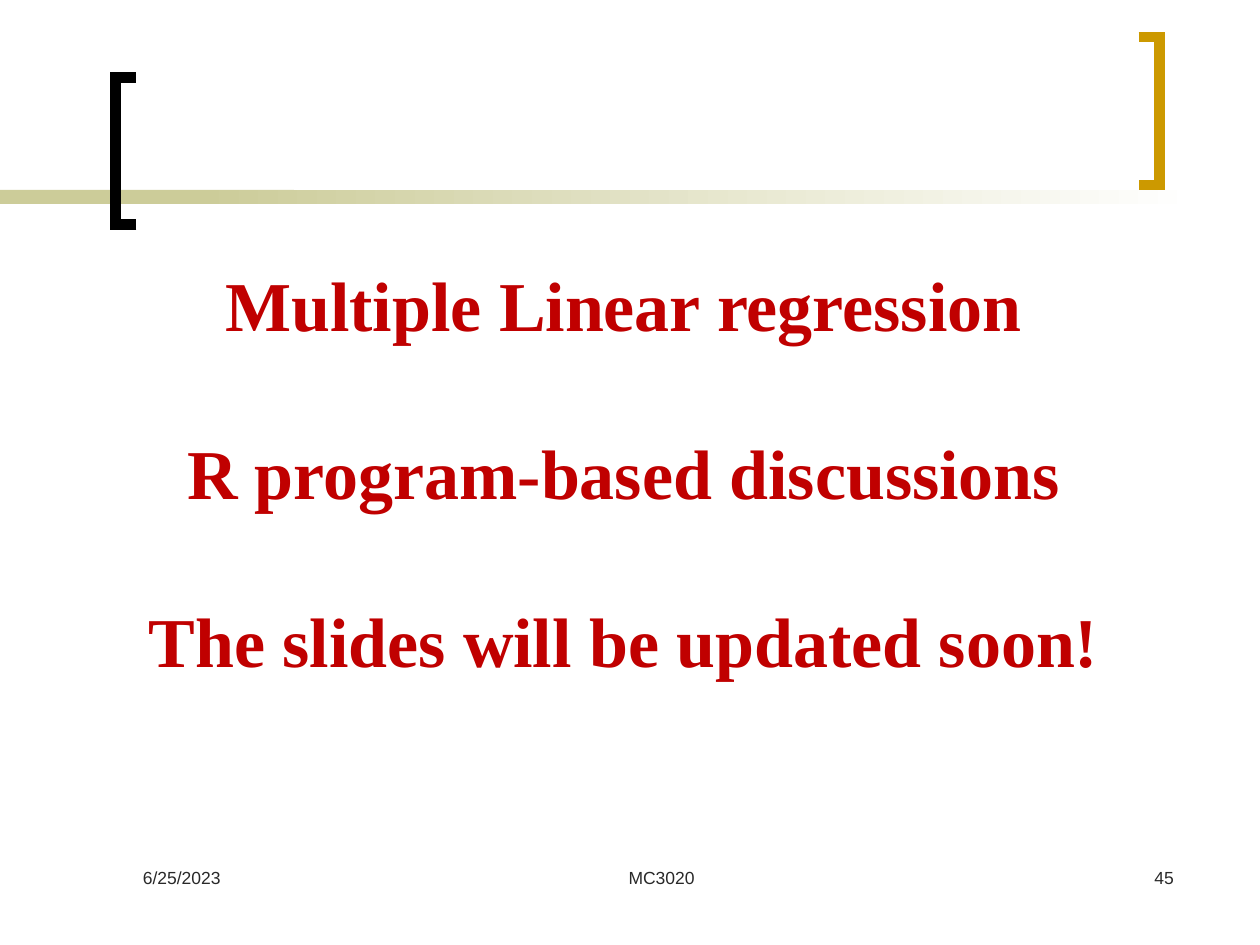
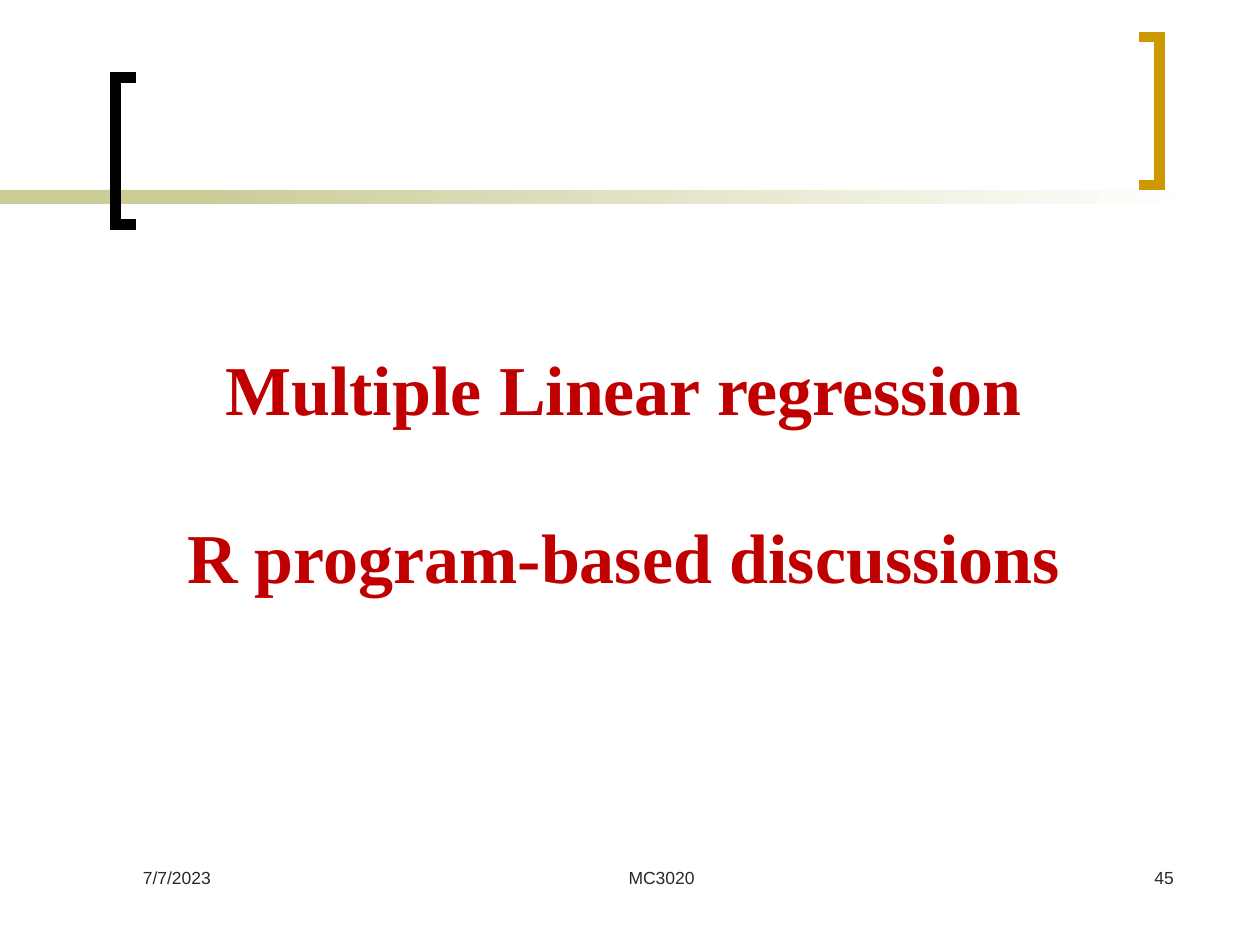
Before and after one commit to Mayooran1987/MC3020, a slide deck: slide 45 of Lect_6.pptx. Drawn at 1260x945 pixels with LibreOffice and Linux fonts; fonts in the diff are those of the drawing. Boxes give left, top, right and bottom in pixels: in the first picture for what was removed or moved away, otherwise in the second. Text is boxed around its words. In the diff, an @@ line names an element or a change of style, - is before the commit and + after.

```diff
--- a/Lect_6.pptx
+++ b/Lect_6.pptx
@@ title at [187, 366, 1060, 597]: text changed @@
-Multiple Linear regression
-R program-based discussions
-The slides will be updated soon!
+Multiple Linear regression
+R program-based discussions
@@ text at [143, 871, 211, 884]: text changed @@
-6/25/2023
+7/7/2023
```
Also in this commit, not shown: 44 other slides changed, 38 slides added.
